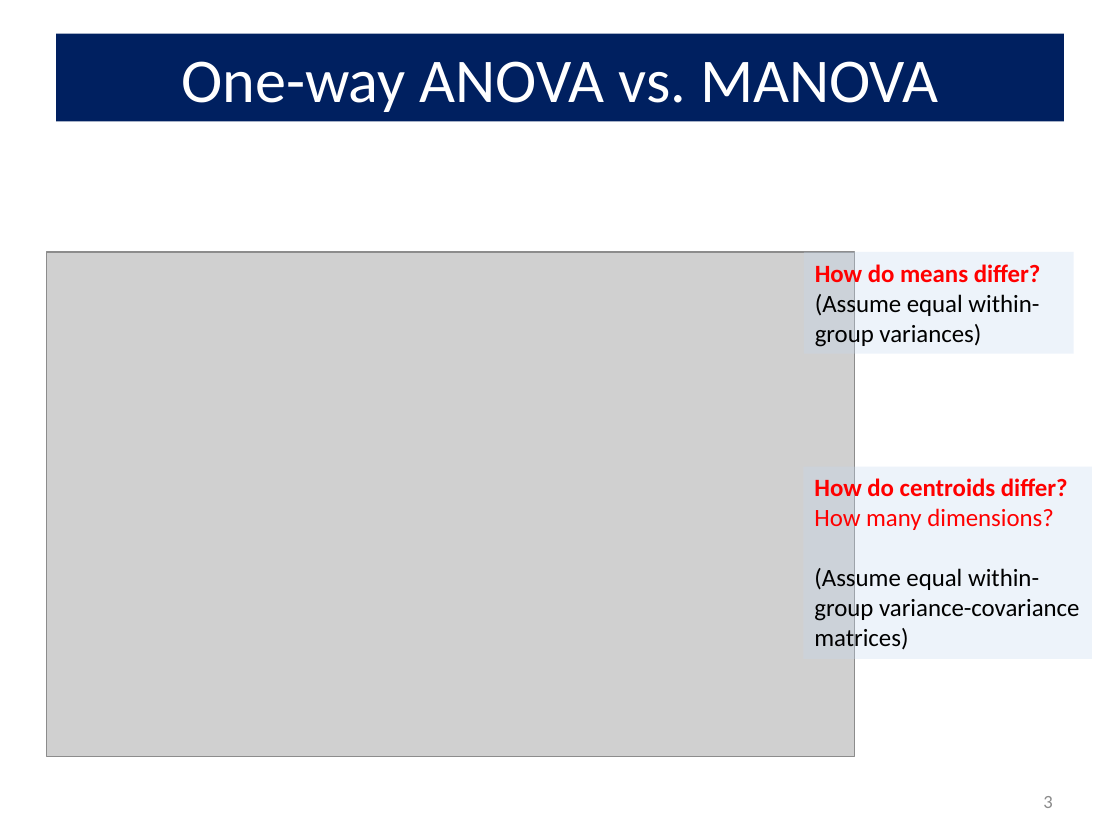
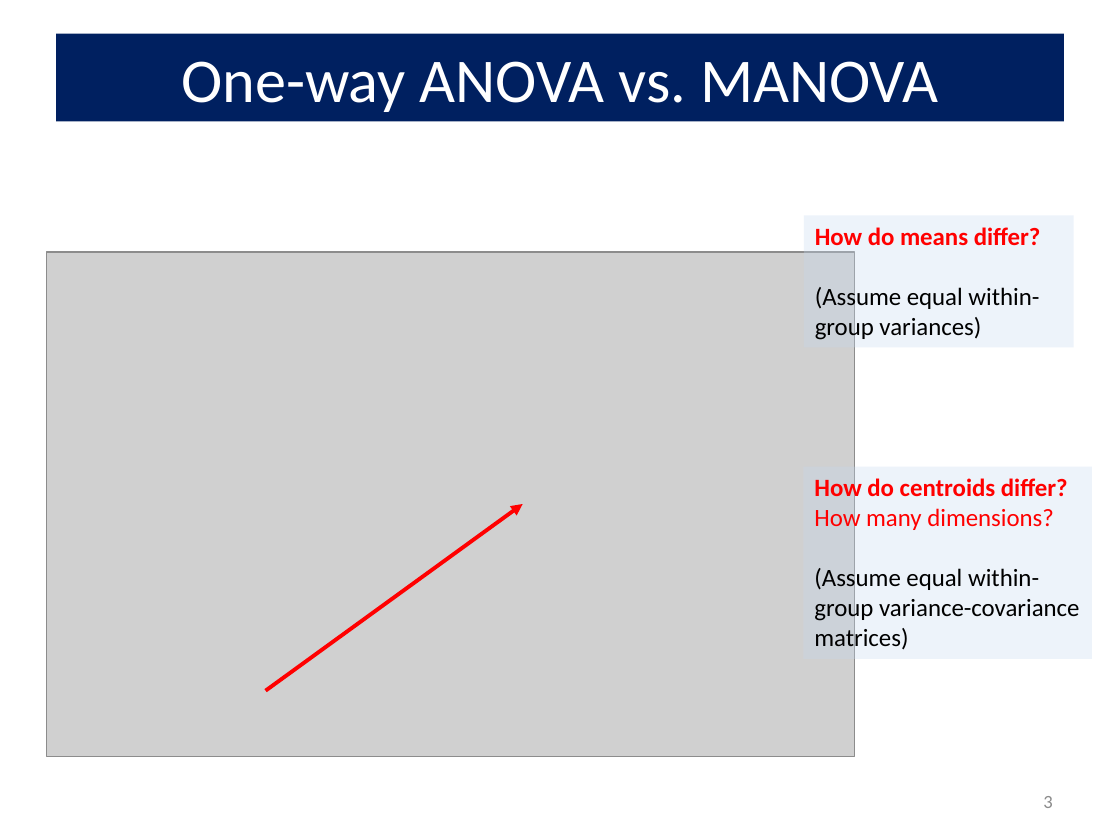
Before and after one commit to friendly/VisMLM-course, a slide deck: slide 3 of lectures/lecture2.pptx. Drawn at 1120x840 pixels with LibreOffice and Linux fonts; fonts in the diff are those of the drawing; grey boxes stand for pictures. Boxes give left, top, right and bottom in pixels: in the first picture for what was removed or moved away, otherwise in the second. Text is boxed around its words. In the diff, an @@ line names an element or a change of style, - is before the commit and + after.

```diff
--- a/lectures/lecture2.pptx
+++ b/lectures/lecture2.pptx
@@ rectangle "How do means differ?": place and size @@
-rectangle "How do means differ?" at <box>804,252,1074,354</box>
+rectangle "How do means differ?" at <box>804,215,1074,347</box>
@@ arrow added from (265, 691) to (523, 504), #FF0000 2.5 pt @@
```
Also in this commit, not shown: 5 other slides changed, 4 other files.
